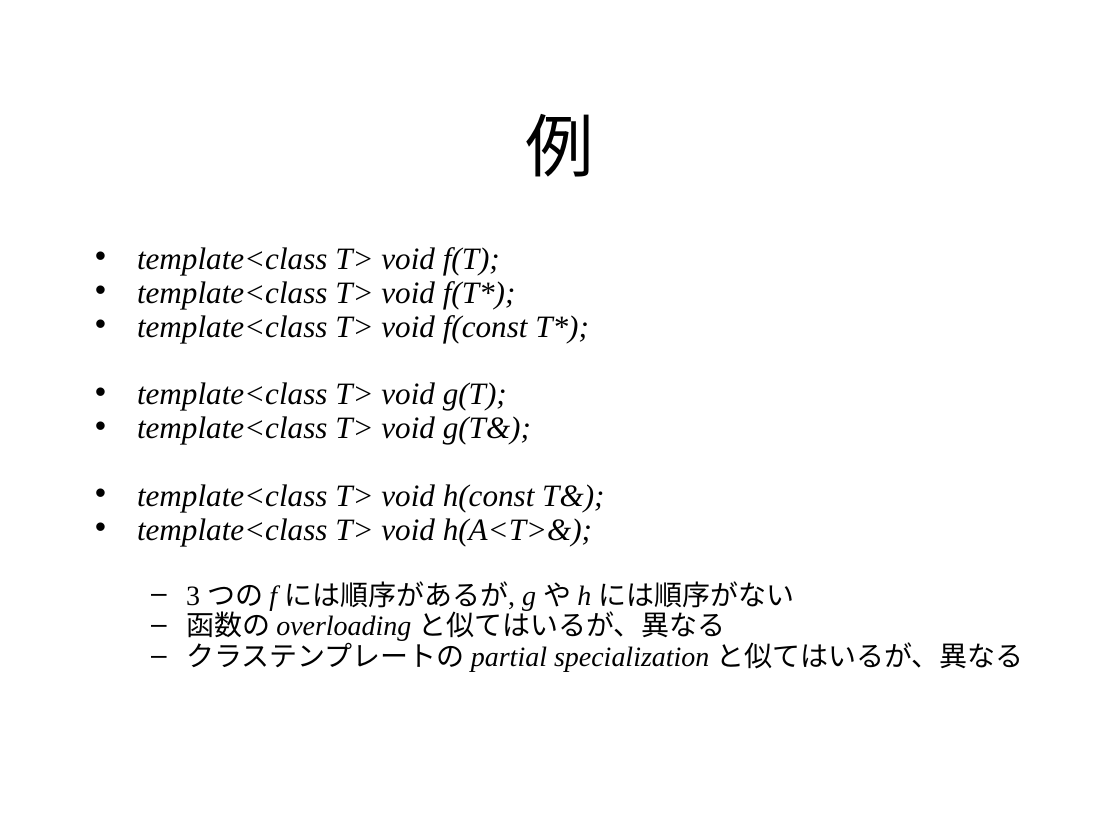
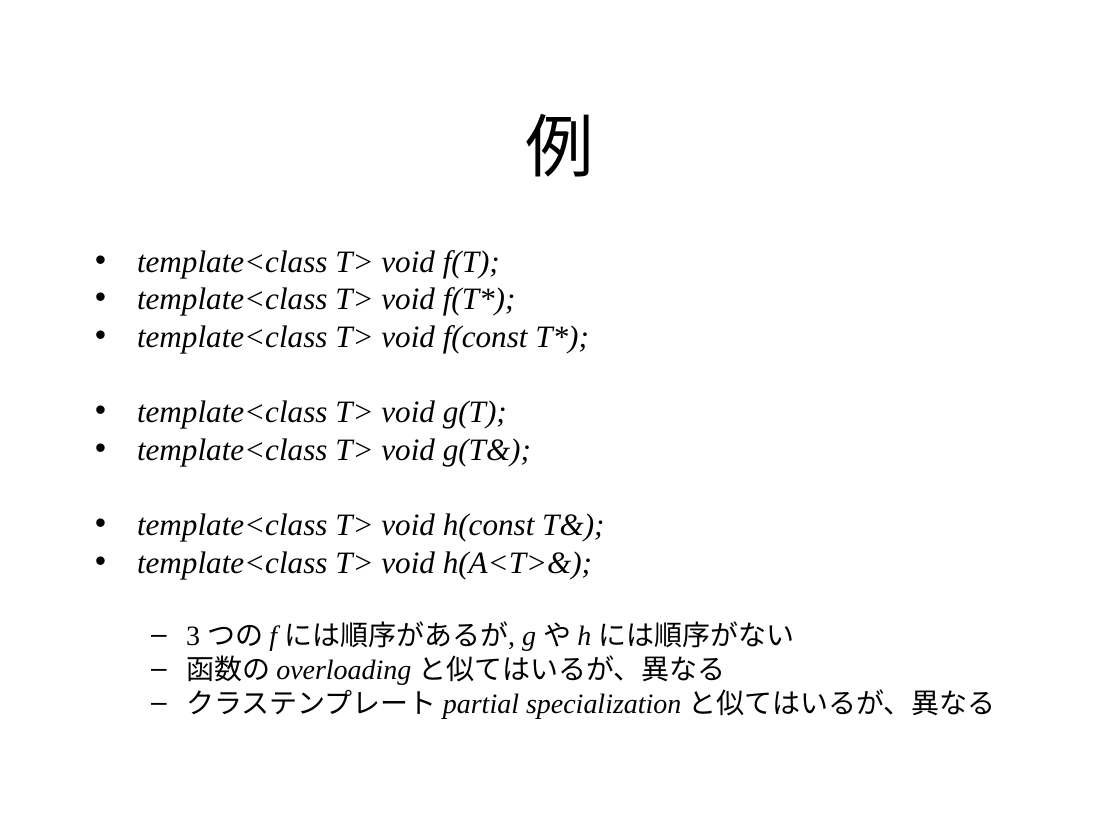
Before and after one commit to KeiHasegawa/cxx_doc, a slide deck: slide 2 of 19_partial_ordering.ppt. Drawn at 1120x840 pixels with LibreOffice and Linux fonts; fonts in the diff are those of the drawing. Boxes give left, top, right and bottom in pixels: in the first picture for what was removed or moved away, otherwise in the second. Text is boxed around its words. In the diff, an @@ line names an element or a change of style, - is before the commit and + after.

```diff
--- a/19_partial_ordering.ppt
+++ b/19_partial_ordering.ppt
@@ text at [137,250,794,685]: line spacing 0.7 to 0.8 @@
@@ text at [186,689,996,718]: text changed; italic on @@
-  – クラステンプレートの partial specialization と似てはいるが、異なる
+  – クラステンプレート partial specialization と似てはいるが、異なる
```
Also in this commit, not shown: 2 other slides changed, 3 other files.
